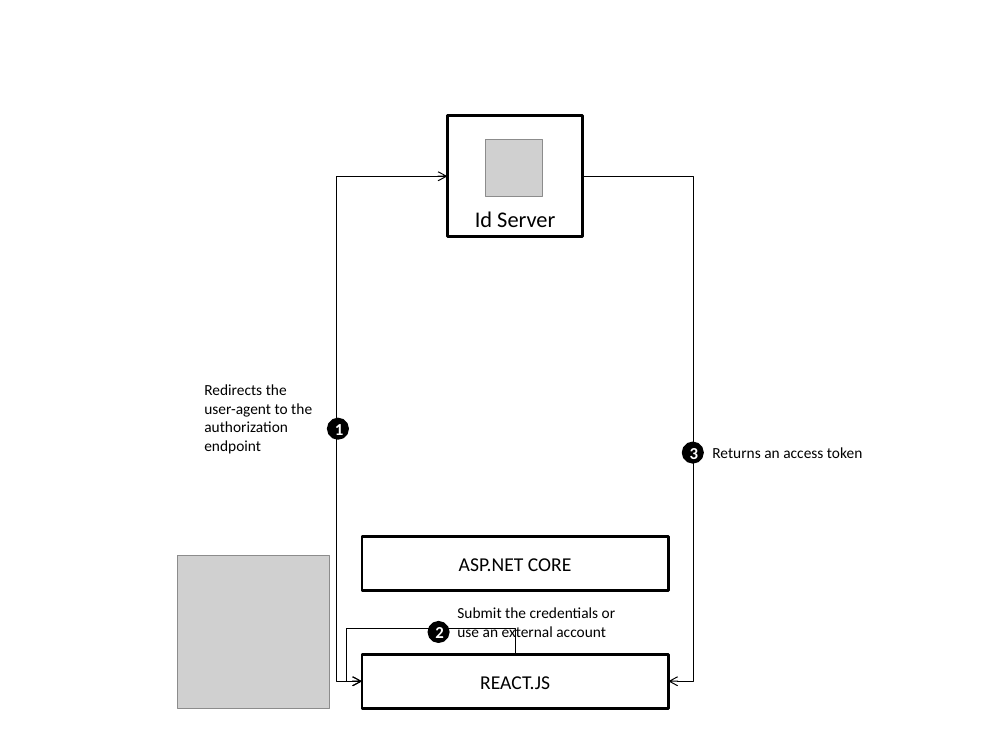
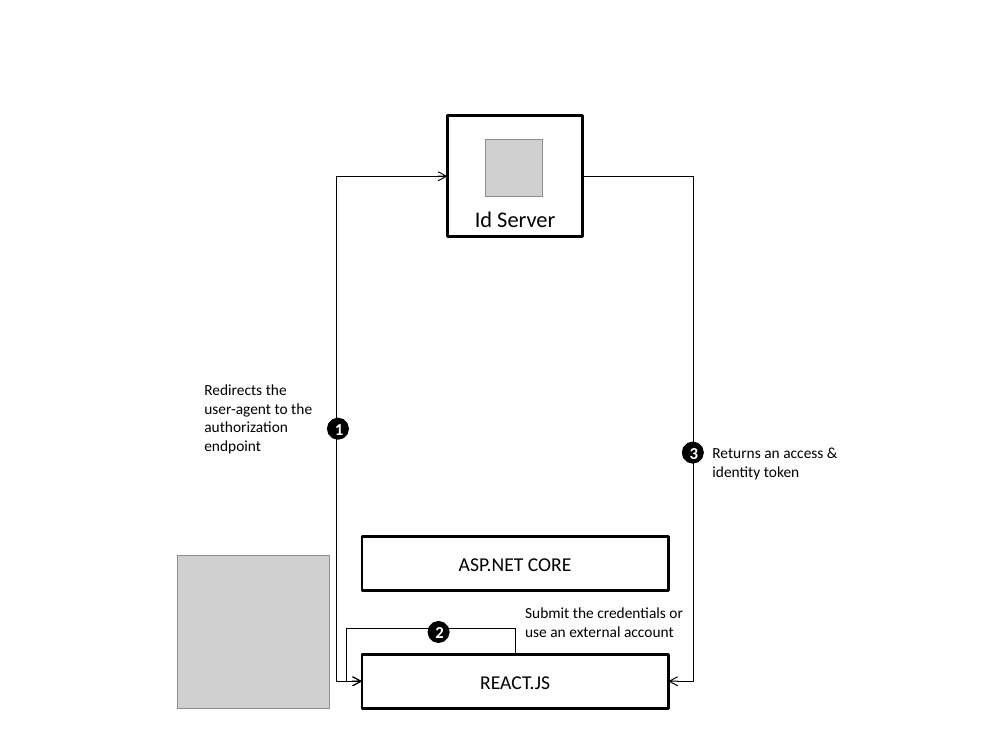
Before and after one commit to hannanmumtaz/SimpleIdentityServer.Samples, a slide deck: slide 3 of schemas.pptx. Drawn at 1008x756 pixels with LibreOffice and Linux fonts; fonts in the diff are those of the drawing; grey boxes stand for pictures. Boxes give left, top, right and bottom in pixels: in the first picture for what was removed or moved away, otherwise in the second. Text is boxed around its words. In the diff, an @@ line names an element or a change of style, - is before the commit and + after.

```diff
--- a/schemas.pptx
+++ b/schemas.pptx
@@ text at (x1=712, y1=448, x2=823, y2=480): text changed @@
-Returns an access token
+Returns an access & identity token
@@ text "Submit the credentials or use ..." rewrapped from (x1=457, y1=607, x2=616, y2=642) to (x1=525, y1=607, x2=683, y2=637) @@
```
Also in this commit, not shown: 2 other slides changed, 2 slides added, 20 other files.
